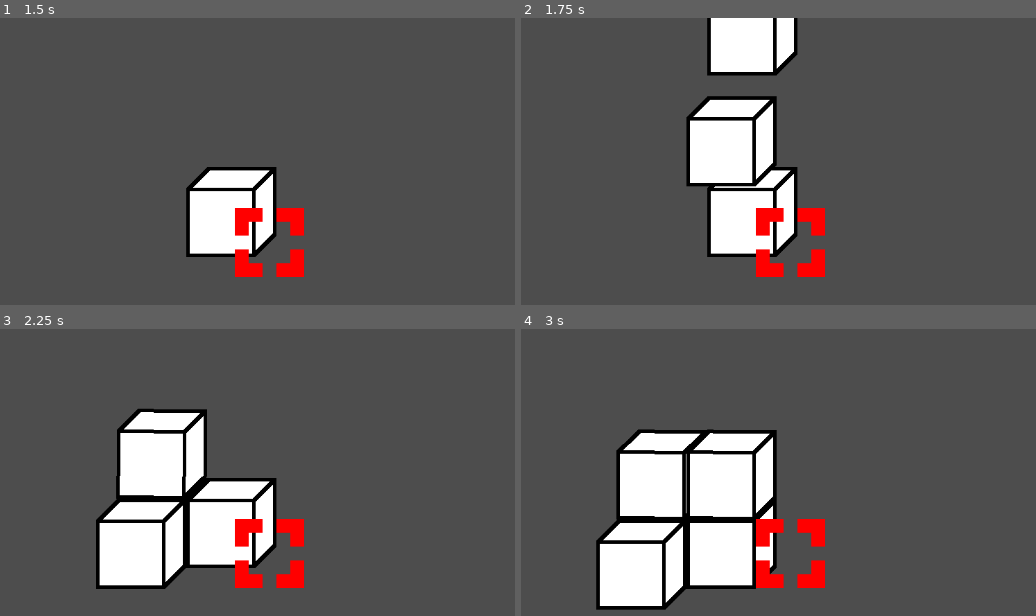
Above: before the commit, frames 1-4 (two rows, left to right).
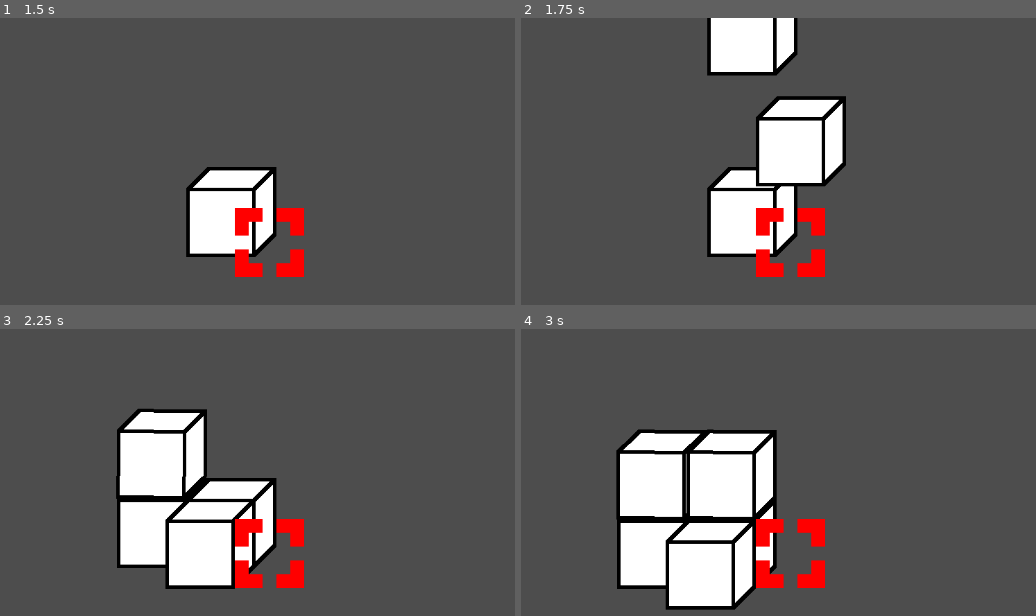
Above: after the commit, the same moments.

Repository: DragonSkywalker/Box
Game: Godot game, scene res://Main scenes/world.tscn
Same seed, same stepped clock (60 frames per second), same inputs: the game is played once before the commit and once after it.
Inputs:
- Up to frame 1 (1.5 s): tap Enter (ui_accept) at 0.5, 0.77, 1.25 s; hold Right (ui_right) 0.53-1.28 s; hold Down (ui_down) from 1.28 s (still down)
- Up to frame 2 (1.75 s): keep holding Down (ui_down); tap Enter (ui_accept) at 1.52 s
- Up to frame 3 (2.25 s): release Down (ui_down) at 2.03 s; hold Right (ui_right) from 2.03 s (still down)
- Up to frame 4 (3 s): release Right (ui_right) at 2.78 s; hold Up (ui_up) from 2.78 s (still down)

Frame 1 is identical in both runs. In frame 2, 8.5% of the frame differs, in the area x 32-64%, y 27-59%; in frame 3, 4.1%; in frame 4, 4.4%.

Commit message:
Fix the new box layer's x position

Diff:
--- a/Main scenes/world.gd
+++ b/Main scenes/world.gd
@@ -18,7 +18,7 @@
 		else:
 			var layerTemp = boxLayer.instantiate()
 			layerTemp.new(cursor.gridPos.y)
-			layerTemp.position.x += cursor.gridPos.y * Game.boxDepth.y
+			layerTemp.get_node("Box").position.x += cursor.gridPos.x * Game.boxLength
 			add_child(layerTemp)
 	else:
 		sort()
--- a/Objects/box_layer.gd
+++ b/Objects/box_layer.gd
@@ -13,6 +13,7 @@
 	name = "BoxLayer" + str(newLevel)
 	level = newLevel
 	position.y -= newLevel * Game.boxDepth.y
+	position.x += level * Game.boxDepth.y
 	get_node("Floor").set_collision_layer_value(newLevel + 16, true)
 	get_node("Floor").set_collision_mask_value(newLevel + 16, true)
 	get_node("Box").set_collision_layer_value(newLevel + 16, true)
Not shown, changed: ToDo.txt
